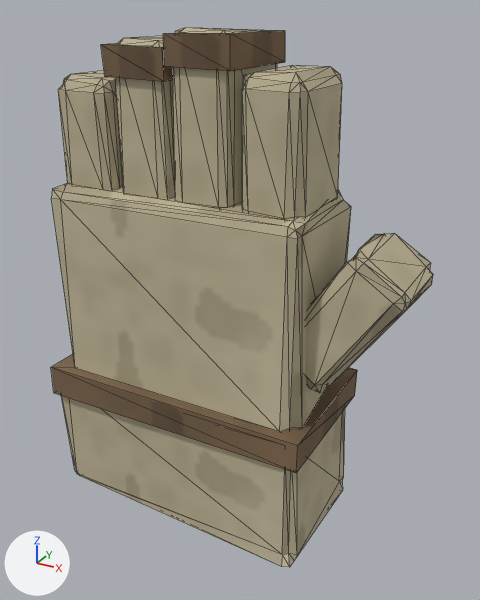
Two versions of the glTF model blender/exports/rustic/work_gloves.glb, one commit apart.
Both versions are drawn from a camera (50 mm lens) standing at (0.355, -0.56, 0.535) and looking at (0.045, 0.004, 0.253). Lighting does not change. The marker at lower left points along +X, +Y and +Z. The picture after the commit comes second. Mesh edges are drawn as thin lines. Vertices at exactly the same position are counted once.

Objects in the first picture: 'WorkGloves'.
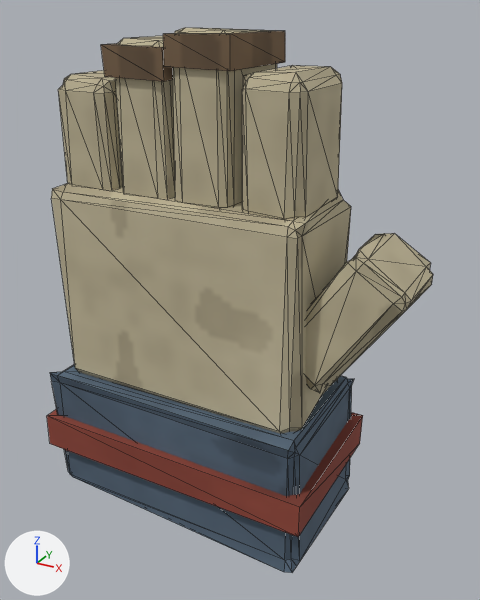
Location of each change, (x1, y1, x2, y2) in pixels of the pictures (480 x 600 px; the box of a moved part takes in the faces that stretch with it):
'WorkGloves', reshaped, recoloured
    before: (51, 28, 433, 567)
    after: (47, 28, 433, 573)
part 1 of me_workgloves, moved or reshaped
    before: (61, 396, 345, 567)
    after: (50, 364, 354, 573)
part 2 of me_workgloves, moved or reshaped
    before: (51, 354, 357, 473)
    after: (101, 43, 173, 82)
part 3 of me_workgloves, moved or reshaped
    before: (101, 31, 285, 82)
    after: (47, 31, 363, 537)
part 4 of me_workgloves, recoloured
    before: (61, 396, 77, 474)
    after: (50, 364, 75, 475)
part 5 of me_workgloves, recoloured
    before: (281, 409, 345, 567)
    after: (284, 378, 354, 573)
part 6 of me_workgloves, recoloured
    before: (69, 398, 285, 566)
    after: (58, 365, 346, 572)
part 7 of me_workgloves, recoloured
    before: (51, 354, 355, 473)
part 8 of me_workgloves, recoloured (brown)
    before: (53, 368, 357, 473)
part 9 of me_workgloves, recoloured (brown)
    before: (296, 371, 357, 473)
part 10 of me_workgloves, recoloured
    before: (163, 31, 285, 71)
    after: (47, 409, 363, 537)

The change, as a list of edits to the scene's bpy script:
```text
Add mat_rustic_paint_blue:
    mat_rustic_paint_blue = principled_material('rustic_paint_blue')
    mat_rustic_paint_blue.texture = img_rustic_paint_blue
    mat_rustic_paint_blue.roughness = 0.9
Add mat_rustic_paint_red:
    mat_rustic_paint_red = principled_material('rustic_paint_red')
    mat_rustic_paint_red.texture = img_rustic_paint_red
    mat_rustic_paint_red.roughness = 0.9
Change me_workgloves:
    remove me_workgloves.from_pydata(...)  # 424 vertices, 804 faces; spans x -0.154..0.232, y -0.081..0.083, z -0.005..0.519
    remove me_workgloves.materials.append(mat_rustic_paint_cream)  # picture img_rustic_paint_cream
    add me_workgloves.from_pydata(...)  # 424 vertices, 804 faces; spans x -0.163..0.232, y -0.09..0.09, z -0.005..0.519
    me_workgloves part 1: the loose piece of 56 vertices spanning x -0.153..0.152, y -0.081..0.083, z -0.005..0.157 is scaled about its middle by (1.04, 1.08, 1)
    me_workgloves part 2
    me_workgloves.vertices[392].co: (0.154, 0.081, 0.126) -> (0.017, 0.078, 0.204)  # pixel (354, 395) -> not seen
    me_workgloves.vertices[393].co: (0.154, 0.081, 0.16) -> (0.017, 0.078, 0.299)  # pixel (357, 370) -> not seen
    me_workgloves.vertices[394].co: (0.153, -0.08, 0.127) -> (0.017, 0.062, 0.204)  # pixel (296, 473) -> not seen
    me_workgloves.vertices[395].co: (0.154, -0.081, 0.159) -> (0.017, 0.061, 0.3)  # pixel (297, 445) -> not seen
    me_workgloves.vertices[396].co: (-0.154, 0.081, 0.126) -> (-0.101, 0.079, 0.204)
    me_workgloves.vertices[397].co: (-0.154, 0.081, 0.16) -> (-0.1, 0.078, 0.299)
    me_workgloves.vertices[398].co: (-0.154, -0.081, 0.126) -> (-0.1, 0.062, 0.205)  # pixel (53, 393) -> not seen
    me_workgloves.vertices[399].co: (-0.154, -0.081, 0.16) -> (-0.101, 0.062, 0.3)  # pixel (50, 367) -> not seen
    me_workgloves.vertices[416].co: (0.017, 0.078, 0.204) -> (0.0, 0.053, 0.476)
    me_workgloves.vertices[417].co: (0.017, 0.078, 0.299) -> (0.0, 0.053, 0.504)
    me_workgloves.vertices[418].co: (0.017, 0.062, 0.204) -> (0.001, -0.054, 0.475)  # not seen -> pixel (164, 81)
    me_workgloves.vertices[419].co: (0.017, 0.061, 0.3) -> (-0.001, -0.053, 0.503)  # not seen -> pixel (162, 47)
    me_workgloves.vertices[420].co: (-0.101, 0.079, 0.204) -> (-0.067, 0.053, 0.476)
    me_workgloves.vertices[421].co: (-0.1, 0.078, 0.299) -> (-0.067, 0.053, 0.504)
    me_workgloves.vertices[422].co: (-0.1, 0.062, 0.205) -> (-0.067, -0.053, 0.476)  # not seen -> pixel (104, 76)
    me_workgloves.vertices[423].co: (-0.101, 0.062, 0.3) -> (-0.068, -0.054, 0.504)  # not seen -> pixel (100, 44)
    me_workgloves part 3
    add for i in [409, 410, 412, 414]: me_workgloves.vertices[i].co += Vector((0.067, 0.0, 0.011))
    me_workgloves.vertices[400].co: (0.067, 0.053, 0.487) -> (0.162, 0.089, 0.058)  # pixel (285, 62) -> pixel (359, 443)
    me_workgloves.vertices[401].co: (0.067, 0.053, 0.515) -> (0.163, 0.09, 0.097)  # pixel (285, 30) -> pixel (362, 415)
    me_workgloves.vertices[402].co: (0.068, -0.054, 0.487) -> (0.161, -0.088, 0.059)  # pixel (230, 71) -> pixel (298, 537)
    me_workgloves.vertices[403].co: (0.068, -0.054, 0.516) -> (0.162, -0.089, 0.096)  # pixel (230, 33) -> pixel (299, 507)
    me_workgloves.vertices[404].co: (0.0, 0.053, 0.487) -> (-0.162, 0.089, 0.058)
    me_workgloves.vertices[405].co: (0.0, 0.053, 0.515) -> (-0.163, 0.09, 0.097)
    me_workgloves.vertices[406].co: (0.0, -0.053, 0.488) -> (-0.163, -0.09, 0.057)  # pixel (164, 66) -> pixel (49, 443)
    me_workgloves.vertices[407].co: (0.001, -0.052, 0.514) -> (-0.162, -0.09, 0.097)  # pixel (163, 33) -> pixel (46, 415)
    me_workgloves.vertices[408].co: (0.0, 0.053, 0.476) -> (0.067, 0.053, 0.487)  # not seen -> pixel (285, 62)
    me_workgloves.vertices[411].co: (-0.001, -0.053, 0.503) -> (0.068, -0.054, 0.516)  # pixel (162, 47) -> pixel (230, 33)
    me_workgloves.vertices[413].co: (-0.067, 0.053, 0.504) -> (0.0, 0.053, 0.515)
    me_workgloves.vertices[415].co: (-0.068, -0.054, 0.504) -> (0.001, -0.052, 0.514)  # pixel (100, 44) -> pixel (163, 33)
    me_workgloves part 4: 42 of the faces centred in x -0.152..-0.14, y -0.076..0.082, z 0.0..0.153 switch from mat_rustic_cloth (picture img_rustic_cloth) to mat_rustic_paint_blue (picture img_rustic_paint_blue)
    me_workgloves part 5: 42 of the faces centred in x 0.14..0.15, y -0.077..0.075, z -0.002..0.153 switch from mat_rustic_cloth (picture img_rustic_cloth) to mat_rustic_paint_blue (picture img_rustic_paint_blue)
    me_workgloves part 6: 24 of the faces centred in x -0.047..0.047, y -0.077..0.08, z -0.003..0.154 switch from mat_rustic_cloth (picture img_rustic_cloth) to mat_rustic_paint_blue (picture img_rustic_paint_blue)
    me_workgloves part 7: all 4 faces centred in x -0.052..-0.051, y -0.081..0.081, z 0.126..0.16 switch from mat_rustic_dirt (picture img_rustic_dirt) to mat_rustic_cloth (picture img_rustic_cloth)
    me_workgloves part 8: all 4 faces centred in x 0.051, y -0.081..0.081, z 0.126..0.159 switch from mat_rustic_dirt (picture img_rustic_dirt) to mat_rustic_cloth (picture img_rustic_cloth)
    me_workgloves part 9: all 2 faces centred in x 0.153..0.154, y -0.027..0.027, z 0.138..0.148 switch from mat_rustic_dirt (picture img_rustic_dirt) to mat_rustic_cloth (picture img_rustic_cloth)
    me_workgloves part 10: 12 of the faces centred in x 0.0..0.068, y -0.053..0.053, z 0.487..0.515 switch from mat_rustic_dirt (picture img_rustic_dirt) to mat_rustic_paint_red (picture img_rustic_paint_red)
```
